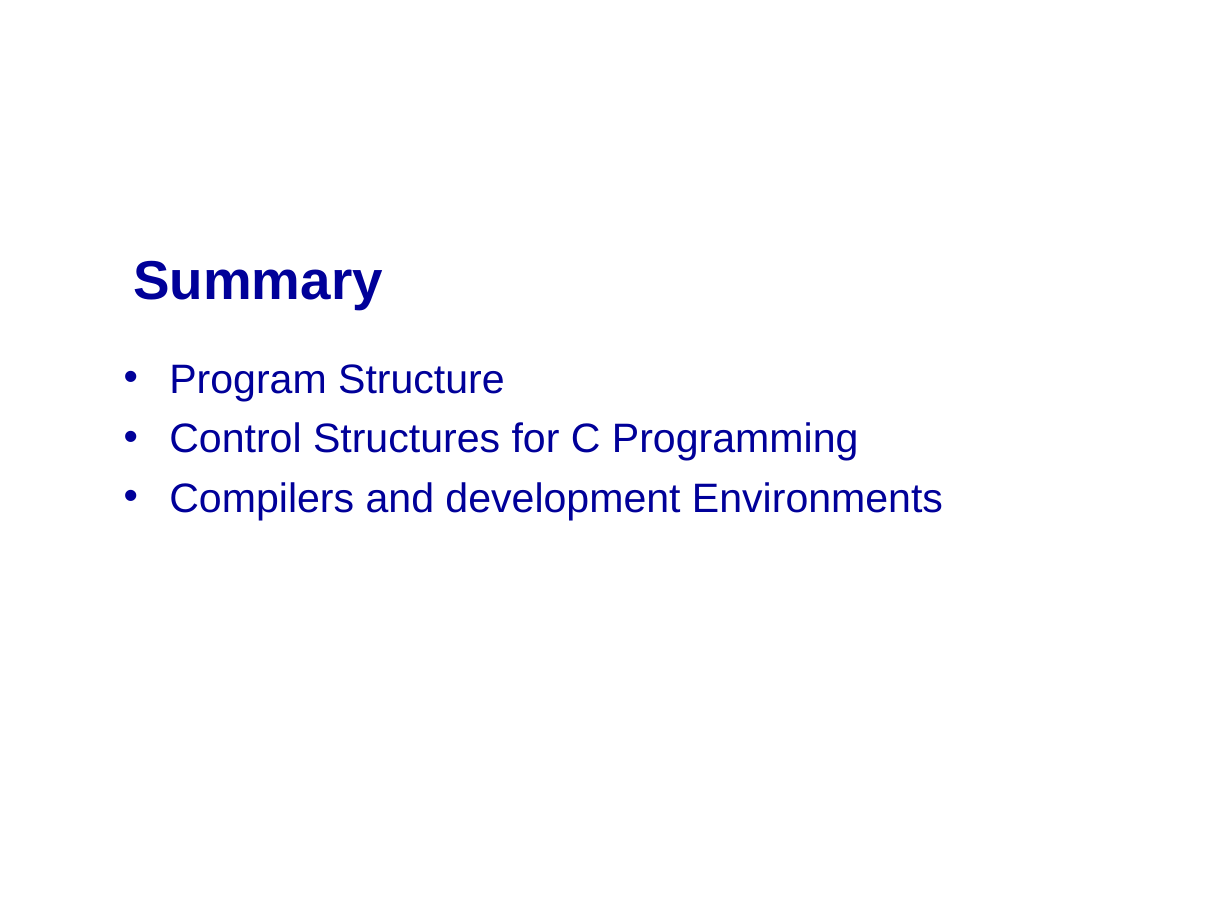
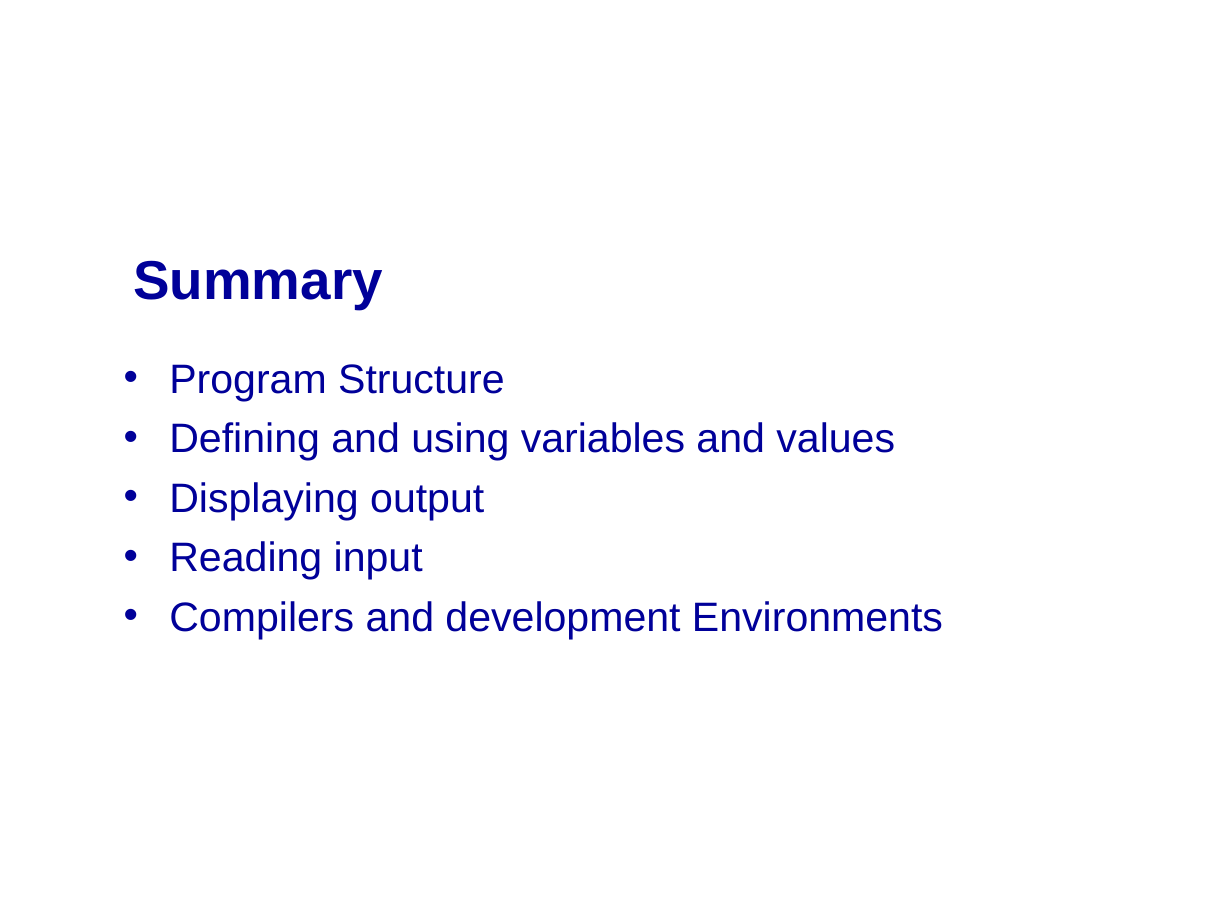
Before and after one commit to mikeg64/iome, a slide deck: slide 34 of src/examples/course/c/presentation/IntrotoC1.ppt (slide 51 before the commit). Drawn at 1232x924 pixels with LibreOffice and Linux fonts; fonts in the diff are those of the drawing; background and template pictures are left out. Boxes give left, top, right and bottom in pixels: in the first picture for what was removed or moved away, otherwise in the second. Text is boxed around its words. In the diff, an @@ line names an element or a change of style, - is before the commit and + after.

```diff
--- a/src/examples/course/c/presentation/IntrotoC1.ppt
+++ b/src/examples/course/c/presentation/IntrotoC1.ppt
@@ text at (169, 422, 895, 580): text changed @@
-• Control Structures for C Programming
+• Defining and using variables and values
+• Displaying output
+• Reading input
```
Also in this commit, not shown: 10 other slides changed, 17 slides removed, 7 other files.
